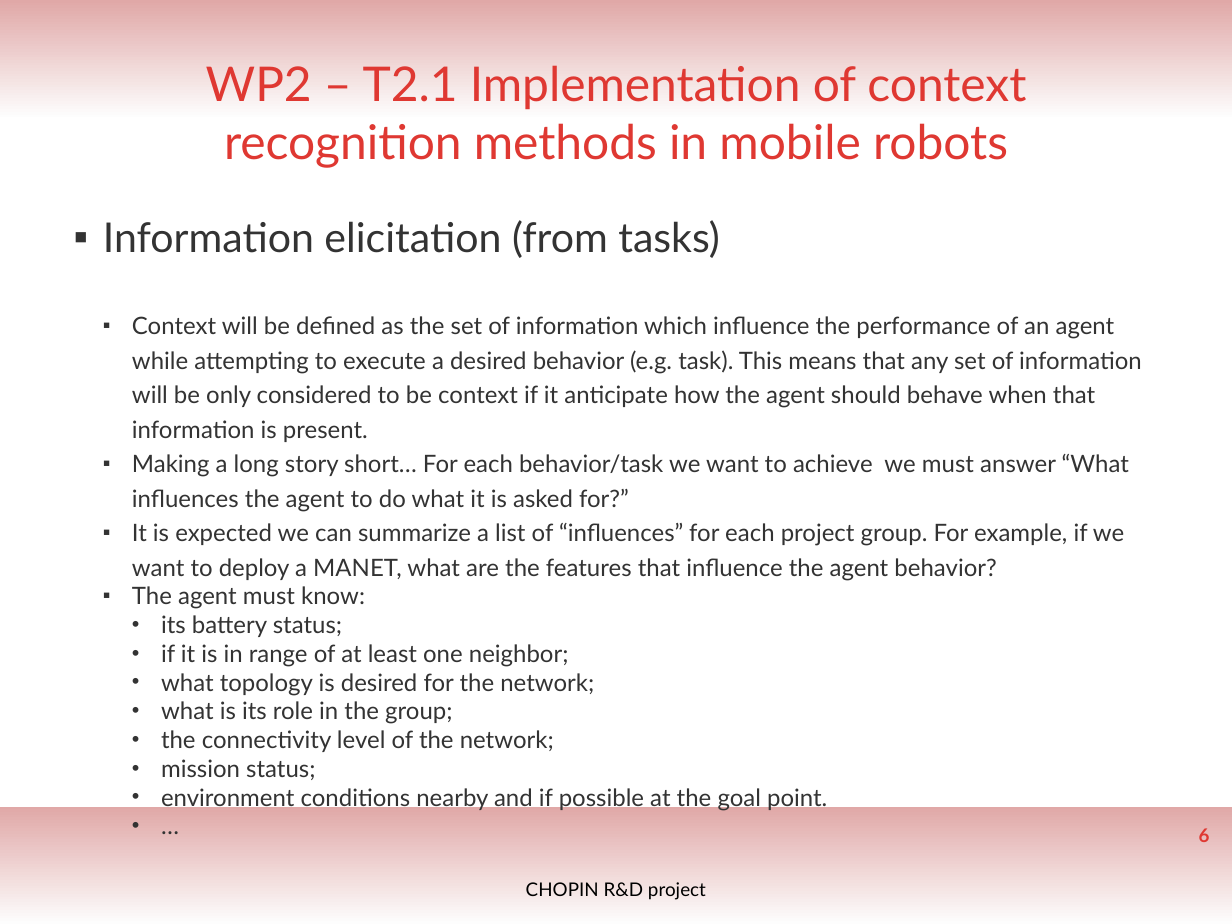
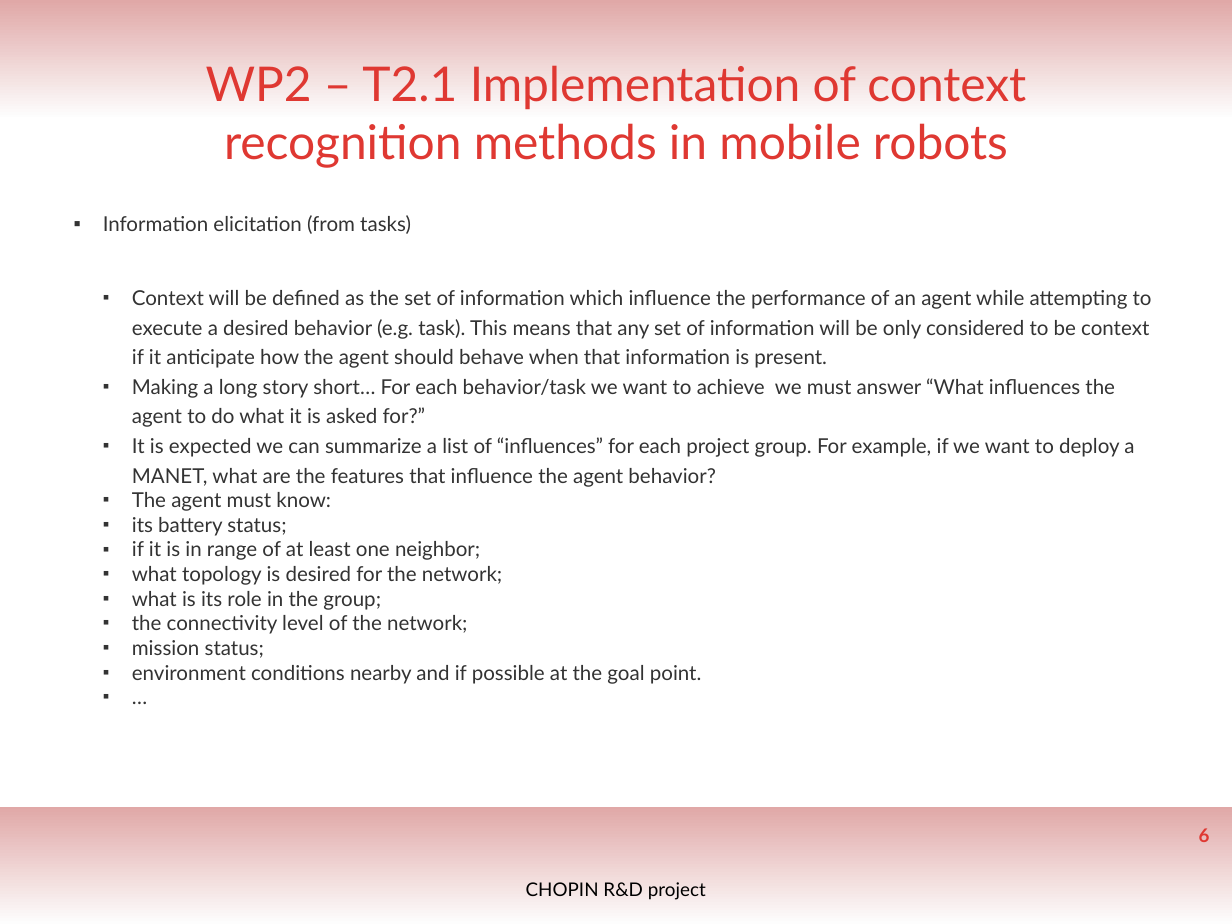
Before and after one commit to olchandra/Context_Awareness_CHOPIN, a slide deck: slide 6 of Context Papers/ISR_meeting_Context_Awarenes.pptx. Drawn at 1232x924 pixels with LibreOffice and Linux fonts; fonts in the diff are those of the drawing; background and template pictures are left out. Boxes give left, top, right and bottom in pixels: in the first picture for what was removed or moved away, otherwise in the second. Text is boxed around its words. In the diff, an @@ line names an element or a change of style, - is before the commit and + after.

```diff
--- a/Context Papers/ISR_meeting_Context_Awarenes.pptx
+++ b/Context Papers/ISR_meeting_Context_Awarenes.pptx
@@ text "Information elicitation (from tasks)" at bbox=[103, 215, 1152, 684]: size 24 to 12 pt in "Information elicitation (from tasks)"; size 14 to 12 pt; bullet • to ▪; list level 3 to 2 in "its battery status;"; list level 3 to 2 in "if it is in range ..."; list level 3 to 2 in "what topology is desired for ..."; list level 3 to 2 in "what is its role in ..."; list level 3 to 2 in "the connectivity level of the ..."; list level 3 to 2 in "mission status;"; list level 3 to 2 in "environment conditions nearby and if ..."; list level 3 to 2 in "…" @@
```
Also in this commit, not shown: 16 other slides changed, 1 slide added, 1 other file.
